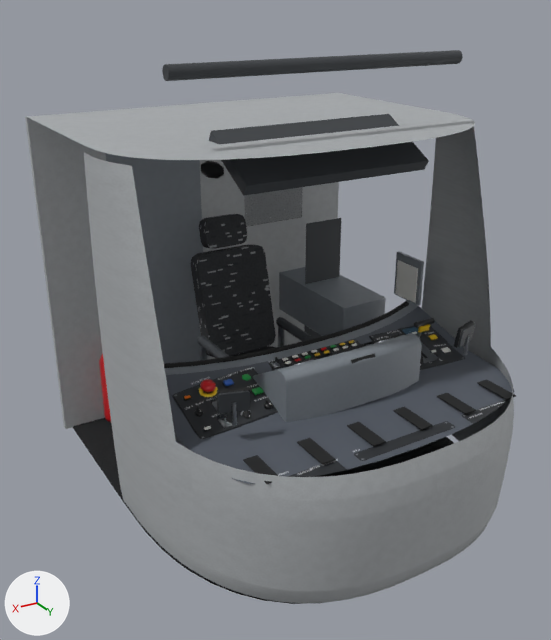
The glTF model tram_parts/extremites/grenoble/cab_m.glb, before and after one commit.
One viewpoint serves both versions: a camera (50 mm lens) standing at (2.23, 6.82, 3.09) and looking at (0.06, 3.2, 1.28). Arrows for +X, +Y and +Z are at lower left; the lights stay in place. The first picture is the older version. Where no turn or scale is listed for an object, it has been applied to the vertices. Vertices at exactly the same position are counted once.

In view in the first picture: 'cab_shell', 'desk', 'driver_seat' and 9 more.
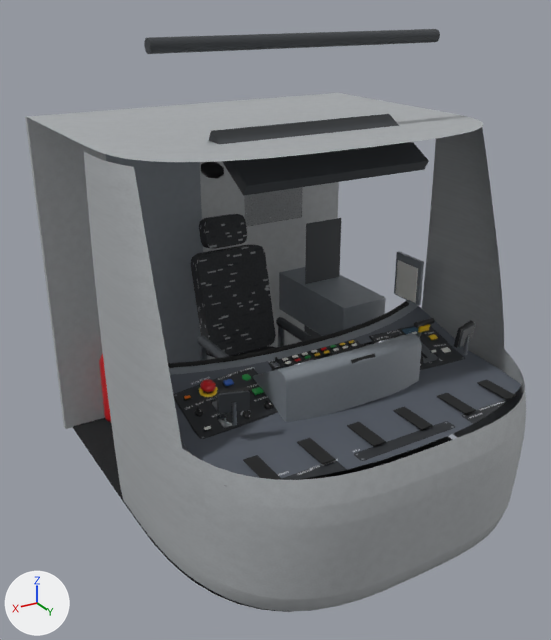
Boxes (x1, y1, x2, y2) around the edits, measured in the pictures (551 x 640 px; the box of a moved part takes in the faces that stretch with it):
'cab_shell', reshaped
    before: (25, 50, 514, 604)
    after: (25, 29, 526, 612)
part 1 of me_cab_shell, moved or reshaped
    before: (162, 50, 463, 81)
    after: (144, 29, 440, 54)
part 2 of me_cab_shell, moved or reshaped
    before: (28, 93, 490, 568)
    after: (28, 93, 503, 581)
part 3 of me_cab_shell, surface changed
    before: (94, 114, 514, 604)
    after: (94, 114, 526, 612)
part 4 of me_desk, moved or reshaped
    before: (165, 371, 255, 484)
    after: (170, 372, 260, 478)

What changed in the scene script:
```text
Change me_cab_shell:
    used by ob_cab_shell; location = (0.0, 0.0, 0.0)
    remove me_cab_shell.from_pydata(...)  # 1220 vertices, 2030 faces; spans x -1.12..1.12, y 1.65..4.61, z 0.32..2.81
    add me_cab_shell.from_pydata(...)  # 1220 vertices, 2030 faces; spans x -1.12..1.12, y 1.65..4.61, z 0.32..2.9
    me_cab_shell part 1: the loose piece of 26 vertices spanning x -0.85..0.85, y 3.56..3.63, z 2.73..2.81 is moved by (0.0, -0.19, 0.1)
    me_cab_shell part 2: 750 vertices moved within x -1.12..1.12, y 3.18..4.6, z 0.32..2.42
    me_cab_shell part 3: 826 kept faces spanning x -1.12..1.12, y 2.16..4.61, z 0.32..2.42 get new texture (UV) coordinates
Change me_desk:
    where me_desk.from_pydata(...)  # 2430 vertices, 4064 faces; spans x -0.99..1.01, y -0.76..0.66, z -0.76..0.4
    used by ob_desk; location = (0.0, 3.783, 1.1)
    me_desk part 4
    me_desk.vertices[1322].co: (0.85, 0.5, -0.05) -> (0.86, -0.35, -0.05)  # pixel (248, 483) -> not seen
    me_desk.vertices[1323].co: (0.86, -0.35, -0.05) -> (0.86, -0.75, -0.05)
    me_desk.vertices[1324].co: (0.86, -0.75, -0.05) -> (0.86, -0.35, -0.03)
    me_desk.vertices[1325].co: (0.86, -0.35, -0.03) -> (0.86, -0.75, -0.03)
    me_desk.vertices[1326].co: (0.86, -0.75, -0.03) -> (0.87, 0.5, -0.05)
    me_desk.vertices[1327].co: (0.87, 0.46, -0.05) -> (0.87, 0.32, -0.05)  # pixel (240, 481) -> pixel (224, 465)
    me_desk.vertices[1328].co: (0.87, 0.32, -0.05) -> (0.87, 0.02, -0.03)  # pixel (224, 465) -> pixel (196, 432)
    me_desk.vertices[1329].co: (0.87, 0.02, -0.03) -> (0.87, -0.03, -0.01)  # pixel (196, 432) -> pixel (192, 426)
    me_desk.vertices[1330].co: (0.87, -0.03, -0.01) -> (0.87, -0.06, 0.0)  # pixel (192, 426) -> pixel (189, 421)
    me_desk.vertices[1331].co: (0.87, -0.06, 0.0) -> (0.87, -0.42, 0.1)  # pixel (189, 421) -> not seen
    me_desk.vertices[1332].co: (0.87, -0.42, 0.1) -> (0.88, 0.08, -0.03)  # not seen -> pixel (201, 440)
    me_desk.vertices[1333].co: (0.88, 0.45, -0.05) -> (0.88, -0.03, -0.01)  # pixel (237, 480) -> pixel (191, 425)
    me_desk.vertices[1334].co: (0.88, 0.08, -0.03) -> (0.88, -0.14, 0.03)  # pixel (201, 440) -> pixel (181, 409)
    me_desk.vertices[1335].co: (0.88, -0.03, -0.01) -> (0.88, -0.26, 0.06)  # pixel (191, 425) -> pixel (172, 394)
    me_desk.vertices[1336].co: (0.88, -0.14, 0.03) -> (0.94, 0.46, -0.05)  # pixel (181, 409) -> pixel (226, 486)
    me_desk.vertices[1337].co: (0.88, -0.26, 0.06) -> (0.95, 0.45, -0.05)  # pixel (172, 394) -> pixel (224, 485)
```
